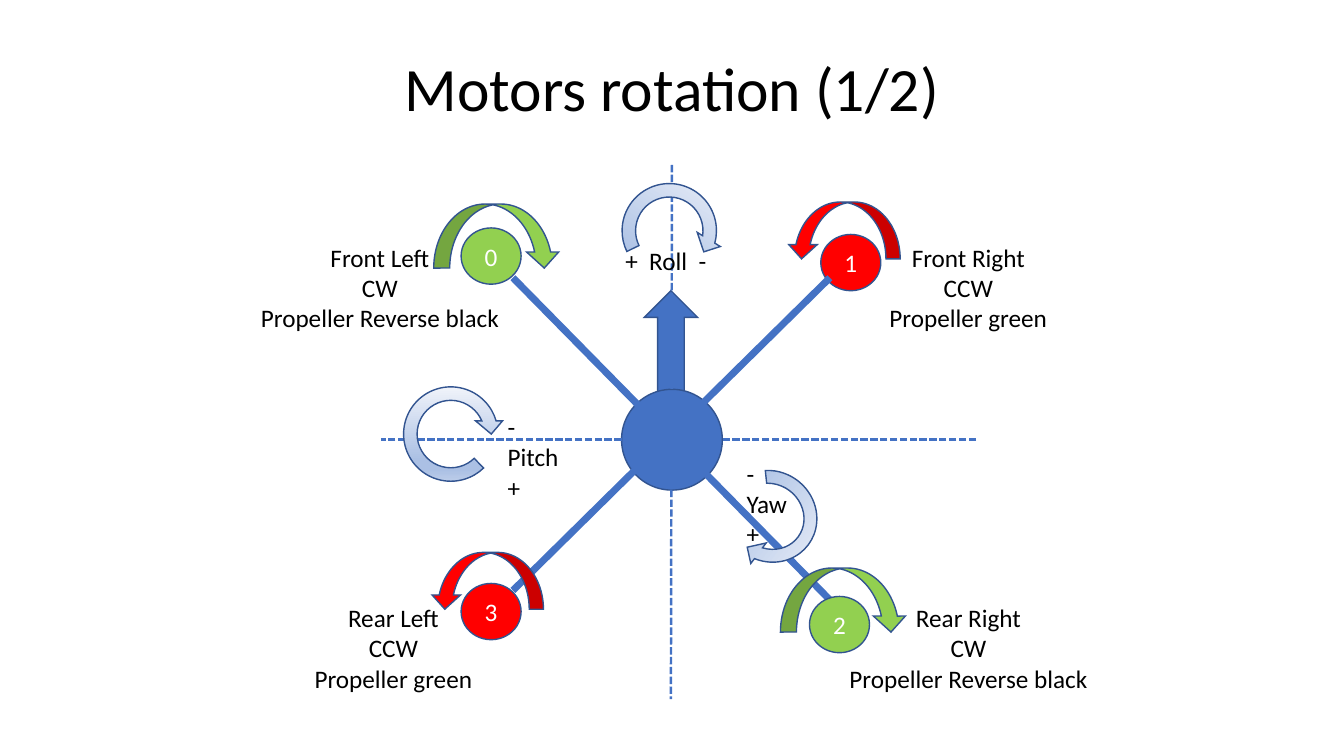
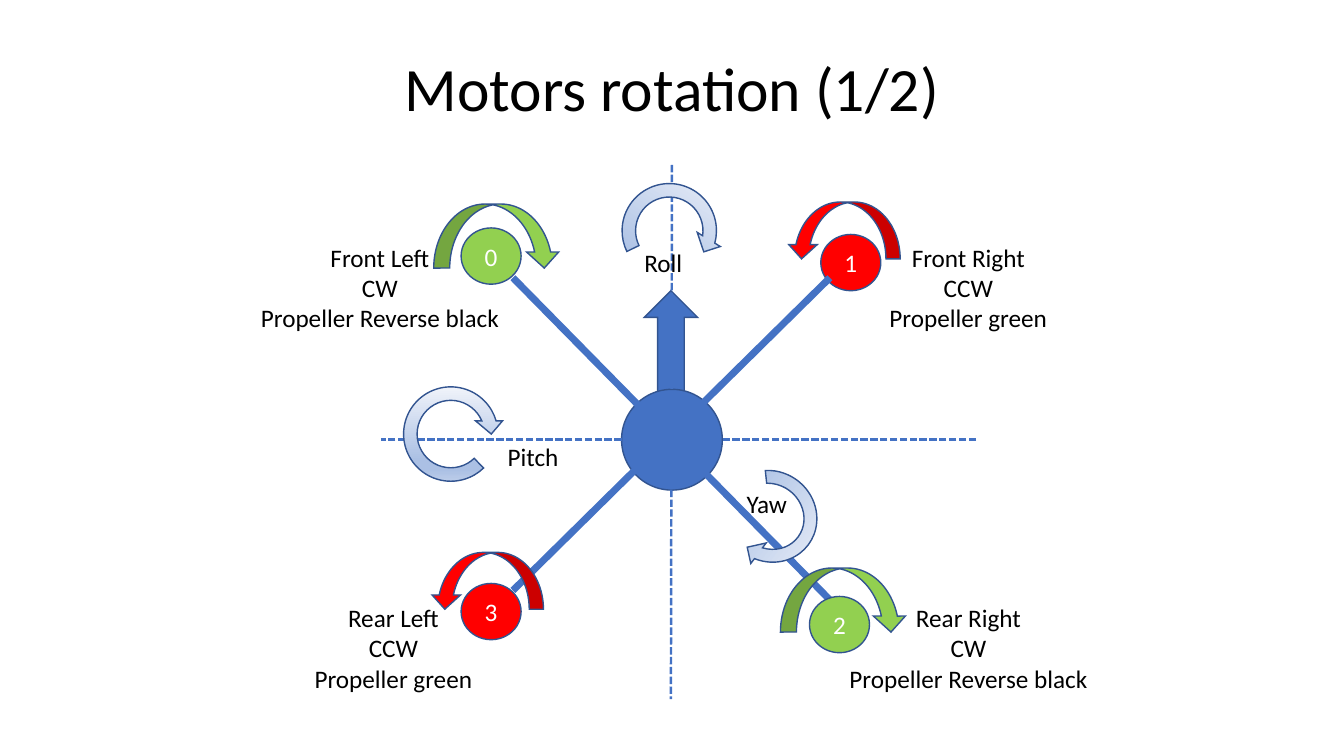
Before and after one commit to RobotEdh/RobotMicroControl, a slide deck: slide 5 of libraries/Diagramm Drone.pptx. Drawn at 1344x756 pixels with LibreOffice and Linux fonts; fonts in the diff are those of the drawing. Boxes give left, top, right and bottom in pixels: in the first picture for what was removed or moved away, otherwise in the second. Text is boxed around its words. In the diff, an @@ line names an element or a change of style, - is before the commit and + after.

```diff
--- a/libraries/Diagramm Drone.pptx
+++ b/libraries/Diagramm Drone.pptx
@@ text at box(644, 253, 682, 279): text changed @@
-+ Roll -
+Roll
@@ text at box(508, 448, 559, 466): paragraph removed @@
--
@@ text at box(508, 448, 559, 466): paragraph removed @@
-+
@@ text at box(747, 496, 787, 520): paragraph removed @@
--
@@ text at box(747, 496, 787, 520): paragraph removed @@
-+
```
Also in this commit, not shown: 2 other slides changed, 8 slides added, 1 slide removed, 3 other files.
